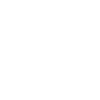
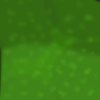
Two versions of the same layered image (100 × 100). Layer-by-layer changes:
added layer "Capa 3 copia" above "Capa 3" over [1, 0, 96, 77]
added layer "Capa 3" above "Capa 2" over [0, 0, 100, 100]
added layer "Capa 2" above "Capa 1" over [0, 38, 100, 100]
painted on "Capa 1" over [0, 0, 100, 100]
